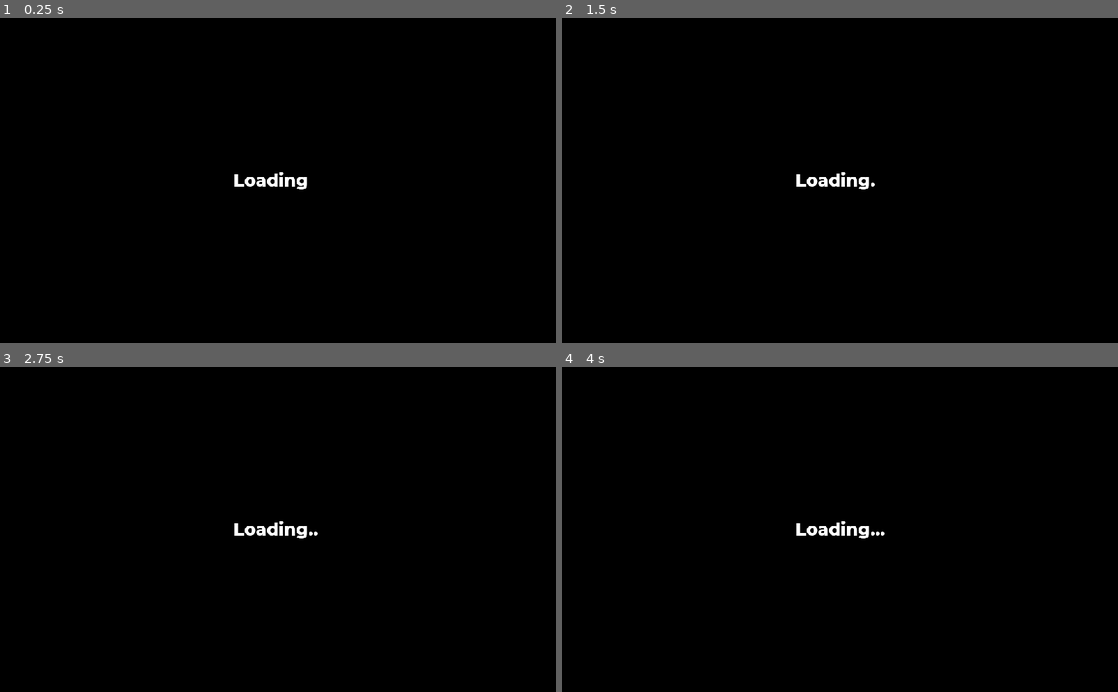
Above: before the commit, frames 1-4 (two rows, left to right).
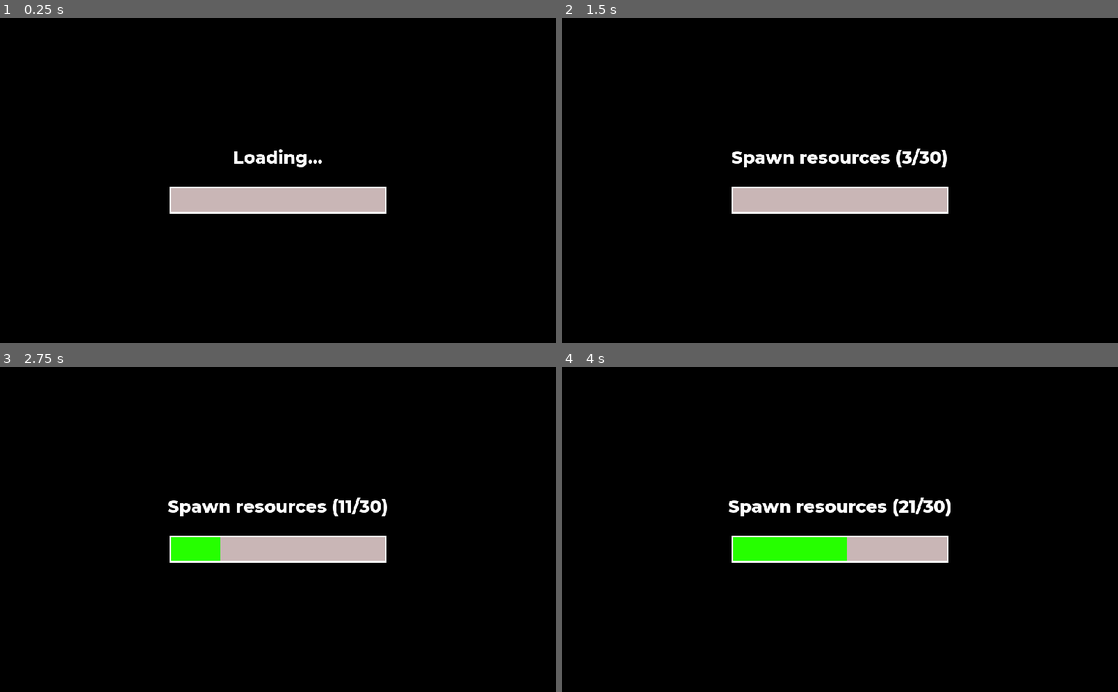
Above: after the commit, the same moments.

Repository: renosyah/fox-island
Game: Godot game, scene res://gameplay/mp/host/battle.tscn
The game is run twice, just before and just after one commit, with the same random seed, the same clock (stepped at 60 frames per second) and the same inputs. This scene is started directly instead of the project's main scene. Sound files missing from this copy of the repository are replaced by a short silence.
Inputs (mouse positions are in pixels of both pictures, inside the frame that each line leads up to):
- Up to frame 1 (0.25 s): no input
- Up to frame 2 (1.5 s): tap Enter at 0.5 s; move the mouse to (962, 164) at 0.52 s; hold Right (ui_right) 0.53-1.25 s; click (962, 164) at 0.67 s; drag from (728, 196) to (812, 245) at 1.27 s
- Up to frame 3 (2.75 s): move the mouse to (333, 458) at 2.02 s; hold Right (ui_right) from 2.03 s (still down)
- Up to frame 4 (4 s): release Right (ui_right) at 2.75 s; drag from (812, 594) to (673, 480) at 2.77 s; move the mouse to (1006, 578) at 3.52 s; hold Left (ui_left) from 3.53 s (still down)

The runs differ from the first frame. In frame 1, 3.8% of the frame differs, in the area x 30-70%, y 40-61%; in frame 2, 4.4%; in frame 3, 4.4%; in frame 4, 4.4%, in the area x 29-70%, y 40-61%.

Commit message:
performace fix

Diff:
--- a/assets/day-night/day_night_dome.tscn
+++ b/assets/day-night/day_night_dome.tscn
@@ -173,10 +173,10 @@
 tracks/3/imported = false
 tracks/3/enabled = true
 tracks/3/keys = {
-"times": PoolRealArray( 0, 3, 3.2, 3.4, 3.6, 3.8, 4, 4.2, 4.6, 5.8, 6.6, 6.8, 7, 7.2, 7.4, 7.6 ),
-"transitions": PoolRealArray( 1, 1, 1, 1, 1, 1, 1, 1, 1, 1, 1, 1, 1, 1, 1, 1 ),
-"update": 1,
-"values": [ Color( 0.309804, 0.752941, 1, 1 ), Color( 0.3098 …(75 unchanged characters)… 4902, 0.494118, 0.498039, 1 ), Color( 0.537255, 0.34902, 0.211765, 1 ), Color( 0.537255, 0.34902, 0.211765, 1 ), Color( 0.274013, 0.249103, 0.240587, 1 ), Color( 0.0392157, 0.184314, 0.317647, 1 ), Color( 0.0470588, 0.219608, 0.372549, 1 ), Color( 0.0470588, 0.219608, 0.372549, 1 ), Color( 0.0392157, 0.184314, 0.317 …(178 unchanged characters)…
+"times": PoolRealArray( 0, 3, 3.2, 3.4, 3.6, 3.8, 4, 4.2, 4.6, 6.6, 6.8, 7, 7.2, 7.4, 7.6 ),
+"transitions": PoolRealArray( 1, 1, 1, 1, 1, 1, 1, 1, 1, 1, 1, 1, 1, 1, 1 ),
+"update": 1,
+"values": [ Color( 0.309804, 0.752941, 1, 1 ), Color( 0.3098 …(75 unchanged characters)… 4902, 0.494118, 0.498039, 1 ), Color( 0.498039, 0.423529, 0.352941, 1 ), Color( 0.537255, 0.34902, 0.211765, 1 ), Color( 0.537255, 0.34902, 0.211765, 1 ), Color( 0.0470588, 0.219608, 0.372549, 1 ), Color( 0.0392157, 0.184314, 0.317647, 1 ), Color( 0.0392157, 0.184314, 0.317 …(178 unchanged characters)…
 }
 tracks/4/type = "value"
 tracks/4/path = NodePath("WorldEnvironment:environment:background_sky:ground_bottom_color")
@@ -188,7 +188,7 @@
 "times": PoolRealArray( 0, 3, 3.2, 3.4, 3.6, 3.8, 4, 4.2, 4.6, 5.8, 6.6, 6.8, 7, 7.2, 7.4, 7.6 ),
 "transitions": PoolRealArray( 1, 1, 1, 1, 1, 1, 1, 1, 1, 1, 1, 1, 1, 1, 1, 1 ),
 "update": 1,
-"values": [ Color( 0.309804, 0.752941, 1, 1 ), Color( 0.3098 …(75 unchanged characters)… 4902, 0.494118, 0.498039, 1 ), Color( 0.537255, 0.34902, 0.211765, 1 ), Color( 0.537255, 0.34902, 0.211765, 1 ), Color( 0.268627, 0.247059, 0.241177, 1 ), Color( 0.0392157, 0.184314, 0.317647, 1 ), Color( 0.0470588, 0.219608, 0.372549, 1 ), Color( 0.0470588, 0.219608, 0.372549, 1 ), Color( 0.0392157, 0.184314, 0.317 …(178 unchanged characters)…
+"values": [ Color( 0.309804, 0.752941, 1, 1 ), Color( 0.3098 …(75 unchanged characters)… 4902, 0.494118, 0.498039, 1 ), Color( 0.498039, 0.423529, 0.352941, 1 ), Color( 0.537255, 0.34902, 0.211765, 1 ), Color( 0.537255, 0.34902, 0.211765, 1 ), Color( 0.0470588, 0.219608, 0.372549, 1 ), Color( 0.0392157, 0.184314, 0.317647, 1 ), Color( 0.0392157, 0.184314, 0.317647, 1 ), Color( 0.0392157, 0.184314, 0.317 …(178 unchanged characters)…
 }
 tracks/5/type = "method"
 tracks/5/path = NodePath(".")
@@ -226,10 +226,10 @@
 tracks/7/imported = false
 tracks/7/enabled = true
 tracks/7/keys = {
-"times": PoolRealArray( 0, 3, 3.2, 3.4, 3.6, 3.8, 4, 4.2, 4.6, 5.8, 6.6, 6.8, 7, 7.2, 7.4, 7.6 ),
-"transitions": PoolRealArray( 1, 1, 1, 1, 1, 1, 1, 1, 1, 1, 1, 1, 1, 1, 1, 1 ),
-"update": 1,
-"values": [ Color( 0.309804, 0.752941, 1, 1 ), Color( 0.3098 …(75 unchanged characters)… 4902, 0.494118, 0.498039, 1 ), Color( 0.537255, 0.34902, 0.211765, 1 ), Color( 0.537255, 0.34902, 0.211765, 1 ), Color( 0.537255, 0.34902, 0.211765, 1 ), Color( 0.0392157, 0.184314, 0.317647, 1 ), Color( 0.0470588, 0.219608, 0.372549, 1 ), Color( 0.0470588, 0.219608, 0.372549, 1 ), Color( 0.0392157, 0.184314, 0.317 …(178 unchanged characters)…
+"times": PoolRealArray( 0, 3, 3.2, 3.4, 3.6, 3.8, 4, 4.2, 4.6, 6.6, 6.8, 7, 7.2, 7.4, 7.6 ),
+"transitions": PoolRealArray( 1, 1, 1, 1, 1, 1, 1, 1, 1, 1, 1, 1, 1, 1, 1 ),
+"update": 1,
+"values": [ Color( 0.309804, 0.752941, 1, 1 ), Color( 0.3098 …(75 unchanged characters)… 4902, 0.494118, 0.498039, 1 ), Color( 0.498039, 0.423529, 0.352941, 1 ), Color( 0.537255, 0.34902, 0.211765, 1 ), Color( 0.537255, 0.34902, 0.211765, 1 ), Color( 0.0470588, 0.219608, 0.372549, 1 ), Color( 0.0392157, 0.184314, 0.317647, 1 ), Color( 0.0392157, 0.184314, 0.317 …(178 unchanged characters)…
 }
 tracks/8/type = "value"
 tracks/8/path = NodePath("WorldEnvironment:environment:background_sky:ground_horizon_color")
@@ -238,10 +238,10 @@
 tracks/8/imported = false
 tracks/8/enabled = true
 tracks/8/keys = {
-"times": PoolRealArray( 0, 3, 3.2, 3.4, 3.6, 3.8, 4, 4.2, 4.6, 5.8, 6.6, 6.8, 7, 7.2, 7.4, 7.6 ),
-"transitions": PoolRealArray( 1, 1, 1, 1, 1, 1, 1, 1, 1, 1, 1, 1, 1, 1, 1, 1 ),
-"update": 1,
-"values": [ Color( 0.309804, 0.752941, 1, 1 ), Color( 0.3098 …(75 unchanged characters)… 4902, 0.494118, 0.498039, 1 ), Color( 0.537255, 0.34902, 0.211765, 1 ), Color( 0.537255, 0.34902, 0.211765, 1 ), Color( 0.537255, 0.34902, 0.211765, 1 ), Color( 0.0392157, 0.184314, 0.317647, 1 ), Color( 0.0470588, 0.219608, 0.372549, 1 ), Color( 0.0470588, 0.219608, 0.372549, 1 ), Color( 0.0392157, 0.184314, 0.317 …(178 unchanged characters)…
+"times": PoolRealArray( 0, 3, 3.2, 3.4, 3.6, 3.8, 4, 4.2, 4.6, 6.6, 6.8, 7, 7.2, 7.4, 7.6 ),
+"transitions": PoolRealArray( 1, 1, 1, 1, 1, 1, 1, 1, 1, 1, 1, 1, 1, 1, 1 ),
+"update": 0,
+"values": [ Color( 0.309804, 0.752941, 1, 1 ), Color( 0.3098 …(75 unchanged characters)… 4902, 0.494118, 0.498039, 1 ), Color( 0.498039, 0.423529, 0.352941, 1 ), Color( 0.537255, 0.34902, 0.211765, 1 ), Color( 0.537255, 0.34902, 0.211765, 1 ), Color( 0.0392157, 0.184314, 0.317647, 1 ), Color( 0.0392157, 0.184314, 0.317647, 1 ), Color( 0.0392157, 0.184314, 0.317 …(178 unchanged characters)…
 }
 tracks/9/type = "value"
 tracks/9/path = NodePath("night_light:light_energy")
@@ -250,7 +250,7 @@
 tracks/9/imported = false
 tracks/9/enabled = true
 tracks/9/keys = {
-"times": PoolRealArray( 0, 3.9, 4, 6.7, 6.8, 7.6 ),
+"times": PoolRealArray( 0, 4, 4.3, 6.7, 6.8, 7.6 ),
 "transitions": PoolRealArray( 1, 1, 1, 1, 1, 1 ),
 "update": 1,
 "values": [ 0.0, 0.0, 0.4, 0.4, 0.0, 0.0 ]
--- a/assets/enviroment/WorldEnvironment.tres
+++ b/assets/enviroment/WorldEnvironment.tres
@@ -2,18 +2,18 @@
 
 [sub_resource type="ProceduralSky" id=1]
 radiance_size = 0
-sky_top_color = Color( 0.309804, 0.752941, 1, 1 )
-sky_horizon_color = Color( 0.309804, 0.752941, 1, 1 )
-ground_bottom_color = Color( 0.309804, 0.752941, 1, 1 )
-ground_horizon_color = Color( 0.309804, 0.752941, 1, 1 )
-sun_latitude = -180.0
+sky_top_color = Color( 0, 0.643137, 1, 1 )
+sky_horizon_color = Color( 0, 0.396078, 0.745098, 1 )
+ground_bottom_color = Color( 0, 0.643137, 1, 1 )
+ground_horizon_color = Color( 0, 0.415686, 0.780392, 1 )
+sun_latitude = -15.0
 sun_longitude = 180.0
 texture_size = 0
 
 [resource]
 background_mode = 2
 background_sky = SubResource( 1 )
-background_color = Color( 0.309804, 0.752941, 1, 1 )
+background_color = Color( 0.254902, 0.823529, 1, 1 )
 fog_enabled = true
 fog_color = Color( 0.364706, 0.733333, 0.968627, 1 )
 fog_sun_color = Color( 1, 1, 1, 1 )
--- a/assets/mob-ai/mob_ai.gd
+++ b/assets/mob-ai/mob_ai.gd
@@ -37,7 +37,7 @@
 
 func _is_arrive() -> bool:
 	var distance = global_transform.origin.distance_to(destination)
-	return distance <= margin
+	return distance < margin
 
 func _see_destination(delta :float):
 	if _is_arrive():
--- a/assets/ui/BaseUi.gd
+++ b/assets/ui/BaseUi.gd
@@ -3,3 +3,6 @@
 
 func loading(_show :bool):
 	pass
+
+func loading_message(message :String, progress, max_progress :int):
+	pass
--- a/entity/resources/stone/stone.gd
+++ b/entity/resources/stone/stone.gd
@@ -5,6 +5,7 @@
 var tween :Tween
 var hp_bar :HpBar3D
 var collision :CollisionShape
+var visibility_notifier :VisibilityNotifier
 
 remotesync func _take_damage(_hp_left, _damage : int) -> void:
 	._take_damage(_hp_left, _damage)
@@ -23,6 +24,20 @@
 	collision.set_deferred("disabled", not _show)
 	visible = _show
 
+func camera_entered(camera: Camera):
+	if is_dead:
+		return
+
+	visible = true
+	tween.interpolate_property(self, "scale", Vector3.ZERO, Vector3.ONE, 0.2)
+	tween.start()
+
+func camera_exited(camera: Camera):
+	if is_dead:
+		return
+
+	visible = false
+
 # Called when the node enters the scene tree for the first time.
 func _ready():
 	mesh = MeshInstance.new()
@@ -38,6 +53,11 @@
 	tween = Tween.new()
 	add_child(tween)
 
+	visibility_notifier = VisibilityNotifier.new()
+	add_child(visibility_notifier)
+	visibility_notifier.connect("camera_entered", self, "camera_entered")
+	visibility_notifier.connect("camera_exited", self, "camera_exited")
+
 	var timer = Timer.new()
 	timer.wait_time = 0.1
 	timer.autostart = true
--- a/entity/resources/tree/tree.gd
+++ b/entity/resources/tree/tree.gd
@@ -5,6 +5,7 @@
 var tween :Tween
 var hp_bar :HpBar3D
 var collision :CollisionShape
+var visibility_notifier :VisibilityNotifier
 
 remotesync func _take_damage(_hp_left, _damage : int) -> void:
 	._take_damage(_hp_left, _damage)
@@ -23,8 +24,33 @@
 	collision.set_deferred("disabled", not _show)
 	visible = _show
 
+func camera_entered(camera: Camera):
+	if is_dead:
+		return
+
+	visible = true
+	tween.interpolate_property(self, "scale", Vector3.ZERO, Vector3.ONE, 0.2)
+	tween.start()
+
+func camera_exited(camera: Camera):
+	if is_dead:
+		return
+
+	visible = false
+
+func _process(delta):
+	var camera :Camera = get_viewport().get_camera()
+	if not is_instance_valid(camera):
+		return
+
+	var camera_origin :Vector3 = camera.global_transform.origin
+	var is_camera_close = global_transform.origin.distance_to(camera_origin) < 5
+
 # Called when the node enters the scene tree for the first time.
 func _ready():
+	visible = false
+	set_process(false)
+
 	mesh = MeshInstance.new()
 	add_child(mesh)
 	mesh.mesh = mesh_model
@@ -37,6 +63,11 @@
 
 	tween = Tween.new()
 	add_child(tween)
+
+	visibility_notifier = VisibilityNotifier.new()
+	add_child(visibility_notifier)
+	visibility_notifier.connect("camera_entered", self, "camera_entered")
+	visibility_notifier.connect("camera_exited", self, "camera_exited")
 
 	var timer = Timer.new()
 	timer.wait_time = 0.1
--- a/gameplay/BaseGameplay.gd
+++ b/gameplay/BaseGameplay.gd
@@ -34,6 +34,7 @@
 	_map = preload("res://map/test_map/test_map.tscn").instance()
 	add_child(_map)
 	_map.connect("on_generate_map_completed", self, "on_generate_map_completed")
+	_map.connect("on_generating_map", self, "on_generating_map")
 	_map.map_seed = Global.mp_game_data["seed"]
 	_map.map_size = 200
 	_map.generate_map()
@@ -42,6 +43,10 @@
 
 func on_generate_map_completed():
 	_ui.loading(false)
+
+func on_generating_map(message :String, progress, max_progress :int):
+	_ui.loading_message(message, progress, max_progress)
+
 
 ################################################################
 # ui
--- a/gameplay/mp/host/battle.tscn
+++ b/gameplay/mp/host/battle.tscn
@@ -23,4 +23,3 @@
 
 [node name="mob_ai" parent="fox3" instance=ExtResource( 4 )]
 unit = NodePath("..")
-target = NodePath("../../fox")
--- a/gameplay/mp/ui/ui.gd
+++ b/gameplay/mp/ui/ui.gd
@@ -6,6 +6,8 @@
 onready var jump = $CanvasLayer/Control/MarginContainer2/VBoxContainer2/HBoxContainer/VBoxContainer/MarginContainer3/jump2
 onready var loading = $CanvasLayer/loading
 onready var dodge = $CanvasLayer/Control/MarginContainer2/VBoxContainer2/HBoxContainer/VBoxContainer/MarginContainer3/dodge
+onready var loading_bar =  $CanvasLayer/loading/VBoxContainer/loading_bar
+onready var loading_label = $CanvasLayer/loading/VBoxContainer/Label
 
 func _ready():
 	pass
@@ -13,6 +15,16 @@
 func loading(_show :bool):
 	.loading(_show)
 	loading.visible = _show
+
+func loading_message(message :String, progress, max_progress :int):
+	.loading_message(message, progress, max_progress)
+	if message == BaseMap.GENERATING_RESOURCE:
+		loading_label.text = "Spawn resources ({progress}/{max_progress})".format({"progress": progress, "max_progress" :max_progress})
+
+	elif message == BaseMap.GENERATING_LAND:
+		loading_label.text = "Generate island ({progress}/{max_progress})".format({"progress": progress, "max_progress" :max_progress})
+
+	loading_bar.update_bar(progress, max_progress)
 
 func is_fire_pressed():
 	return fire.pressed
--- a/gameplay/mp/ui/ui.tscn
+++ b/gameplay/mp/ui/ui.tscn
@@ -6,38 +6,8 @@
 [ext_resource path="res://assets/ui/camera_control/camera_control.tscn" type="PackedScene" id=4]
 [ext_resource path="res://assets/ui/fps_ping_displayer/fps_ping_displayer.tscn" type="PackedScene" id=5]
 [ext_resource path="res://assets/ui/fonts/montserrat_eb_16.tres" type="DynamicFont" id=6]
+[ext_resource path="res://assets/ui/bar/hp_bar.tscn" type="PackedScene" id=7]
 [ext_resource path="res://assets/ui/touch_button/touch_button.tscn" type="PackedScene" id=8]
-
-[sub_resource type="Animation" id=1]
-length = 0.001
-tracks/0/type = "value"
-tracks/0/path = NodePath("Label:text")
-tracks/0/interp = 1
-tracks/0/loop_wrap = true
-tracks/0/imported = false
-tracks/0/enabled = true
-tracks/0/keys = {
-"times": PoolRealArray( 0 ),
-"transitions": PoolRealArray( 1 ),
-"update": 0,
-"values": [ "Loading..." ]
-}
-
-[sub_resource type="Animation" id=2]
-resource_name = "loading"
-loop = true
-tracks/0/type = "value"
-tracks/0/path = NodePath("Label:text")
-tracks/0/interp = 1
-tracks/0/loop_wrap = true
-tracks/0/imported = false
-tracks/0/enabled = true
-tracks/0/keys = {
-"times": PoolRealArray( 0, 0.2, 0.4, 0.6, 0.8, 1 ),
-"transitions": PoolRealArray( 1, 1, 1, 1, 1, 1 ),
-"update": 1,
-"values": [ "Loading...", "Loading", "Loading.", "Loading..", "Loading...", "Loading..." ]
-}
 
 [node name="ui" type="Control"]
 anchor_right = 1.0
@@ -260,24 +230,33 @@
 rect_min_size = Vector2( 0, 100 )
 
 [node name="loading" type="ColorRect" parent="CanvasLayer"]
-visible = false
 anchor_right = 1.0
 anchor_bottom = 1.0
 color = Color( 0, 0, 0, 1 )
 
-[node name="Label" type="Label" parent="CanvasLayer/loading"]
-anchor_left = 0.5
-anchor_top = 0.5
-anchor_right = 0.5
-anchor_bottom = 0.5
-margin_left = -82.5
-margin_top = -20.0
-margin_right = 82.5
-margin_bottom = 20.0
+[node name="VBoxContainer" type="VBoxContainer" parent="CanvasLayer/loading"]
+anchor_right = 1.0
+anchor_bottom = 1.0
+alignment = 1
+
+[node name="Label" type="Label" parent="CanvasLayer/loading/VBoxContainer"]
+margin_top = 238.0
+margin_right = 1024.0
+margin_bottom = 278.0
 custom_fonts/font = ExtResource( 3 )
 text = "Loading..."
-
-[node name="AnimationPlayer" type="AnimationPlayer" parent="CanvasLayer/loading"]
-autoplay = "loading"
-anims/RESET = SubResource( 1 )
-anims/loading = SubResource( 2 )
+align = 1
+
+[node name="MarginContainer" type="MarginContainer" parent="CanvasLayer/loading/VBoxContainer"]
+margin_top = 282.0
+margin_right = 1024.0
+margin_bottom = 307.0
+rect_min_size = Vector2( 0, 25 )
+
+[node name="loading_bar" parent="CanvasLayer/loading/VBoxContainer" instance=ExtResource( 7 )]
+margin_left = 312.0
+margin_top = 311.0
+margin_right = 712.0
+margin_bottom = 361.0
+rect_min_size = Vector2( 400, 50 )
+size_flags_horizontal = 4
--- a/map/BaseMap.gd
+++ b/map/BaseMap.gd
@@ -1,7 +1,11 @@
 extends StaticBody
 class_name BaseMap
 
+signal on_generating_map(message, progress, max_progress)
 signal on_generate_map_completed
+
+const GENERATING_LAND = "LAND"
+const GENERATING_RESOURCE = "RESOURCE"
 
 export var map_seed :int = 1
 export var map_size :float = 200
@@ -35,36 +39,37 @@
 	noise.octaves = 4
 	noise.period = 80.0
 
-	var custom_gradient = CustomGradientTexture.new()
-	custom_gradient.gradient = Gradient.new()
-	custom_gradient.type = CustomGradientTexture.GradientType.RADIAL
-	custom_gradient.size = Vector2.ONE * map_size + Vector2.ONE
+	var lands = _create_land(noise)
+	var land_mesh = lands[0]
+	var inland_positions = lands[1]
+	add_child(land_mesh)
 
-	var land = _create_land(noise, custom_gradient)
-	add_child(land)
+	emit_signal("on_generating_map", GENERATING_LAND, 0, 1)
 
-	var collision = land.get_child(0).get_child(0)
-	land.get_child(0).remove_child(collision)
+	var collision = land_mesh.get_child(0).get_child(0)
+	land_mesh.get_child(0).remove_child(collision)
 	add_child(collision)
-	land.get_child(0).queue_free()
-
+	land_mesh.get_child(0).queue_free()
 
 	var water = _create_water()
 	add_child(water)
 
-	var grass = _generate_grass(land.mesh)
+	var grass = _generate_grass(land_mesh.mesh)
 	add_child(grass)
 
 	translation.y = 3.0
 
-	var stuffs = _create_spawn_stuff(noise, custom_gradient)
+	var stuff_pos = 1
+	var stuffs = _create_spawn_stuff(inland_positions)
 	for stuff in stuffs:
-		get_parent().add_child(stuff)
+		emit_signal("on_generating_map", GENERATING_RESOURCE, stuff_pos, stuffs.size())
+		add_child(stuff)
+		stuff_pos += 1
 
 	emit_signal("on_generate_map_completed")
 
 
-func _create_spawn_stuff(noise :OpenSimplexNoise, gradient :CustomGradientTexture) -> Array:
+func _create_spawn_stuff(inland_positions :Array) -> Array:
 	var stuffs = []
 
 	var rng  = RandomNumberGenerator.new()
@@ -83,42 +88,33 @@
 		preload("res://entity/resources/tree/tree_2/tree.tscn"),
 		preload("res://entity/resources/tree/tree_3/tree.tscn"),
 		preload("res://entity/resources/tree/tree_4/tree.tscn"),
-
 	]
 
-	var data = gradient.get_data()
-	data.lock()
+	var trimed_inland_positions = _trim_array(inland_positions, 20)
 
-	var _half_size = int(map_size * 0.5)
-	for x in range(-_half_size, _half_size, 8):
-		if rng.randf() > 0.6:
-			continue
+	for pos in trimed_inland_positions:
+		if pos.y > 5.0:
+			recomended_spawn_pos = pos
 
-		for z in range(-_half_size, _half_size, 8):
-			if rng.randf() > 0.6:
-				continue
+		var index :int = rng.randf_range(0, _resources.size() - 1)
+		var res :Resource = _resources[index]
 
-			var _pos = Vector3(x ,0.0, z)
-			var _value = noise.get_noise_3d(_pos.x * map_scale , 0.0, _pos.z * map_scale)
-			var gradient_value = data.get_pixel((_pos.x + map_size) * 0.5, (_pos.z + map_size) * 0.5).r * 0.8
-			var _value_c = _value
-			_value -= gradient_value
-			if _value > 0.0:
-				_pos.y = _value * map_height
+		stuffs.append(
+			_resources_instance_placement(res, pos)
+		)
 
-				if _pos.y > 5:
-					recomended_spawn_pos = _pos
-
-				stuffs.append(
-					_resources_instance_placement(
-						_resources, _pos, clamp(int(_value_c * 20), 0, _resources.size() - 1)
-					)
-				)
-
-	data.unlock()
 	return stuffs
 
-func _create_land(noise :OpenSimplexNoise, gradient :CustomGradientTexture) -> MeshInstance:
+func _trim_array(arr :Array, step :int) -> Array:
+	var new_arr = []
+	for i in range(0, arr.size(), step):
+		new_arr.append(arr[i])
+
+	return new_arr
+
+func _create_land(noise :OpenSimplexNoise) -> Array:
+	var inland_positions :Array = []
+
 	var land_mesh = PlaneMesh.new()
 	land_mesh.size = Vector2(map_size, map_size)
 	land_mesh.subdivide_width = map_size * 0.5
@@ -132,6 +128,11 @@
 	var data_tool = MeshDataTool.new()
 	data_tool.create_from_surface(array_plane, 0)
 
+	var gradient = CustomGradientTexture.new()
+	gradient.gradient = Gradient.new()
+	gradient.type = CustomGradientTexture.GradientType.RADIAL
+	gradient.size = Vector2.ONE * map_size + Vector2.ONE
+
 	var data = gradient.get_data()
 	data.lock()
 
@@ -142,6 +143,9 @@
 		value -= gradient_value
 		value = clamp(value, -0.075, 2)
 		vertext.y = value * (map_height + 2.0)
+		if value > 0.1:
+			inland_positions.append(vertext)
+
 		data_tool.set_vertex(i, vertext)
 
 	data.unlock()
@@ -159,7 +163,7 @@
 	land_mesh_instance.set_surface_material(0, map_land_shander)
 	land_mesh_instance.create_trimesh_collision()
 
-	return land_mesh_instance
+	return [land_mesh_instance, inland_positions]
 
 func _create_water() -> MeshInstance:
 	var water_mesh = PlaneMesh.new()
@@ -175,12 +179,11 @@
 	grass.mesh = land_mesh
 	return grass
 
-func _resources_instance_placement(_resources :Array, _pos :Vector3, pointer :int) -> MineableResource:
-	var resources_instance :MineableResource = _resources[pointer].instance()
-	resources_instance.name = "resources-" + _str(_pos.x) + "-" + _str(_pos.y)+ "-" + _str(_pos.z)
-	resources_instance.translation = _pos
-	resources_instance.translation.y += 3
-	return resources_instance
+func _resources_instance_placement(resources_instance :Resource, _pos :Vector3) -> MineableResource:
+	var instance :MineableResource = resources_instance.instance()
+	instance.name = "resources-" + _str(_pos.x) + "-" + _str(_pos.y)+ "-" + _str(_pos.z)
+	instance.translation = _pos
+	return instance
 
 func get_rand_pos(from :Vector3) -> Vector3:
 	var angle := rand_range(0, TAU)
Not shown: 1 places in gameplay/mp/ui/ui.tscn that only renumber resources
